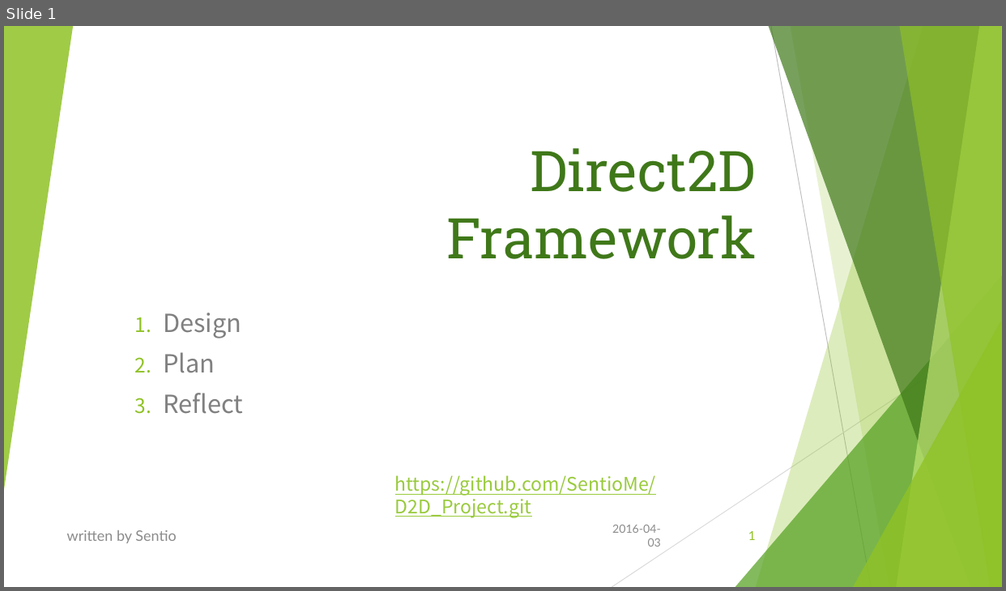
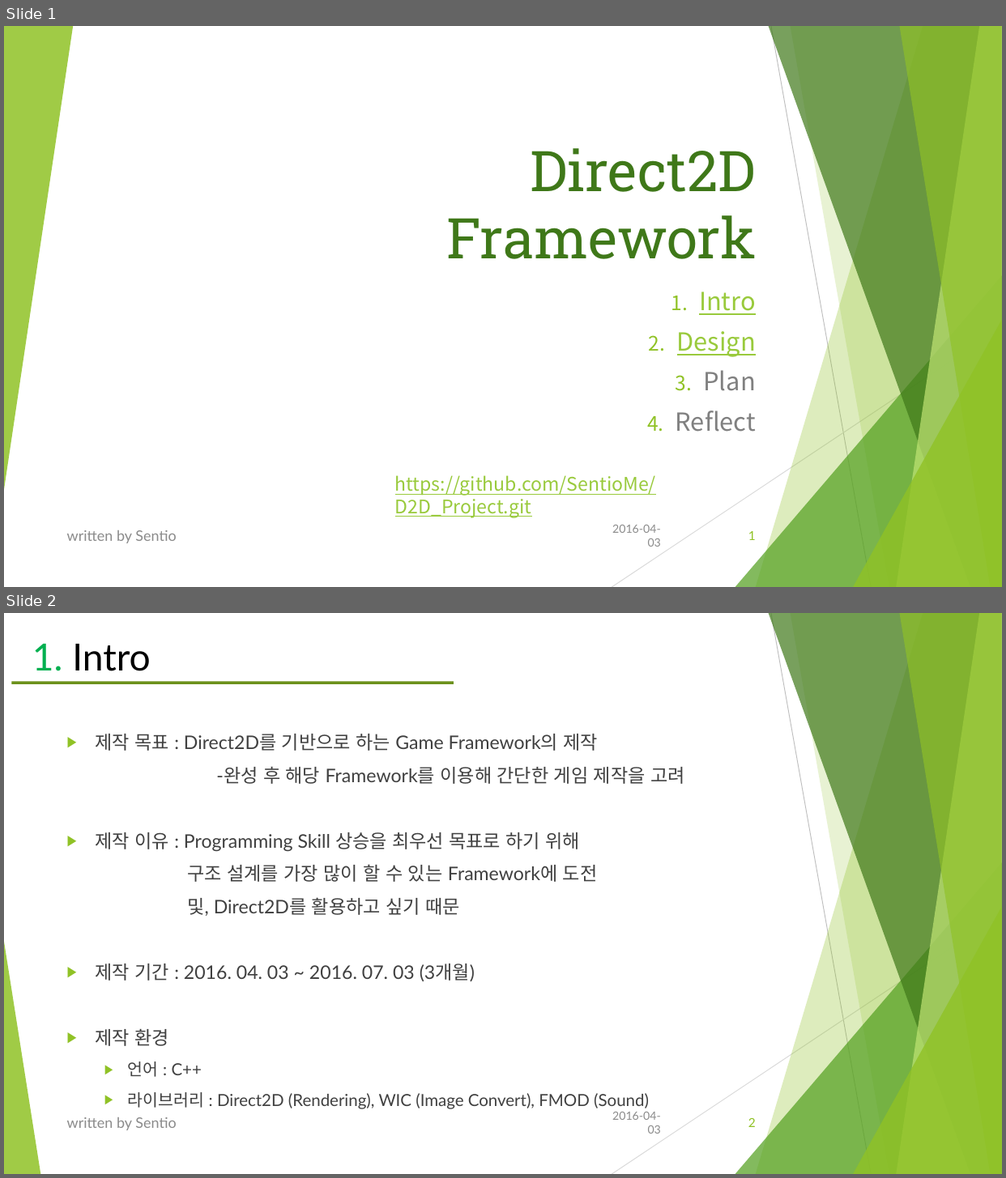
Before and after one commit to SentioMe/D2D_Project, a slide deck: Direct2D_Framework plan.pptx. Shown one above the other, each under a label of ours: slide 1 before the commit, slides 1 and 2 after it. The pictures are 1006x591 and 1006x1178 pixels, drawn with LibreOffice and Linux fonts; fonts in the diff are those of the drawing. Boxes give left, top, right and bottom in pixels: in the first picture for what was removed or moved away, otherwise in the second. Text is boxed around its words. In the diff, an @@ line names an element or a change of style, - is before the commit and + after.

Commit message:
0.0.2
1) Write a xlsx file for Framework design
2) Update a plan pptx file

```diff
--- a/Direct2D_Framework plan.pptx
+++ b/Direct2D_Framework plan.pptx
@@ slide 2 added at <box>4,613,1002,1174</box>, background #FFFFFF; not listed: 9 template elements that a slide beside it also shows @@
@@ title added at <box>32,643,151,671</box>, 36 pt, text #000000 @@
+1. Intro
@@ rectangle added at <box>11,681,454,684</box>, fill #6C921D @@
@@ text added at <box>95,734,685,1110</box>, 18 pt, text #404040 @@
+▶ 제작 목표 : Direct2D를 기반으로 하는 Game Framework의 제작
+-완성 후 해당 Framework를 이용해 간단한 게임 제작을 고려
+▶ 제작 이유 : Programming Skill 상승을 최우선 목표로 하기 위해
+구조 설계를 가장 많이 할 수 있는 Framework에 도전
+및, Direct2D를 활용하고 싶기 때문
+▶ 제작 기간 : 2016. 04. 03 ~ 2016. 07. 03 (3개월)
+▶ 제작 환경
+  ▶ 언어 : C++
+  ▶ 라이브러리 : Direct2D (Rendering), WIC (Image Convert), FMOD (Sound)
@@ triangle added at <box>4,942,40,1174</box>, fill #90C226 at 85% opacity @@
@@ text added at <box>67,1118,176,1131</box>, 14 pt, text #8C8C8C @@
+written by Sentio
@@ text added at <box>612,1112,661,1134</box>, 11 pt, text #8C8C8C @@
+2016-04-03
@@ page number added at <box>748,1118,756,1127</box>, 12 pt, text #90C226 @@
+2
@@ slide 1 changed as well @@
@@ subtitle "Intro": place and size @@
-subtitle "Intro" at <box>163,313,243,414</box>
+subtitle "Intro" at <box>675,292,756,432</box>
@@ subtitle at <box>699,292,756,315</box>: paragraph added @@
+1. Intro
@@ subtitle at <box>675,331,756,432</box>: text colour #808080 to #99CA3C, underline on in "Design"; alignment left to right @@
```
Also in this commit, not shown: 2 other slides added, 1 other file.
